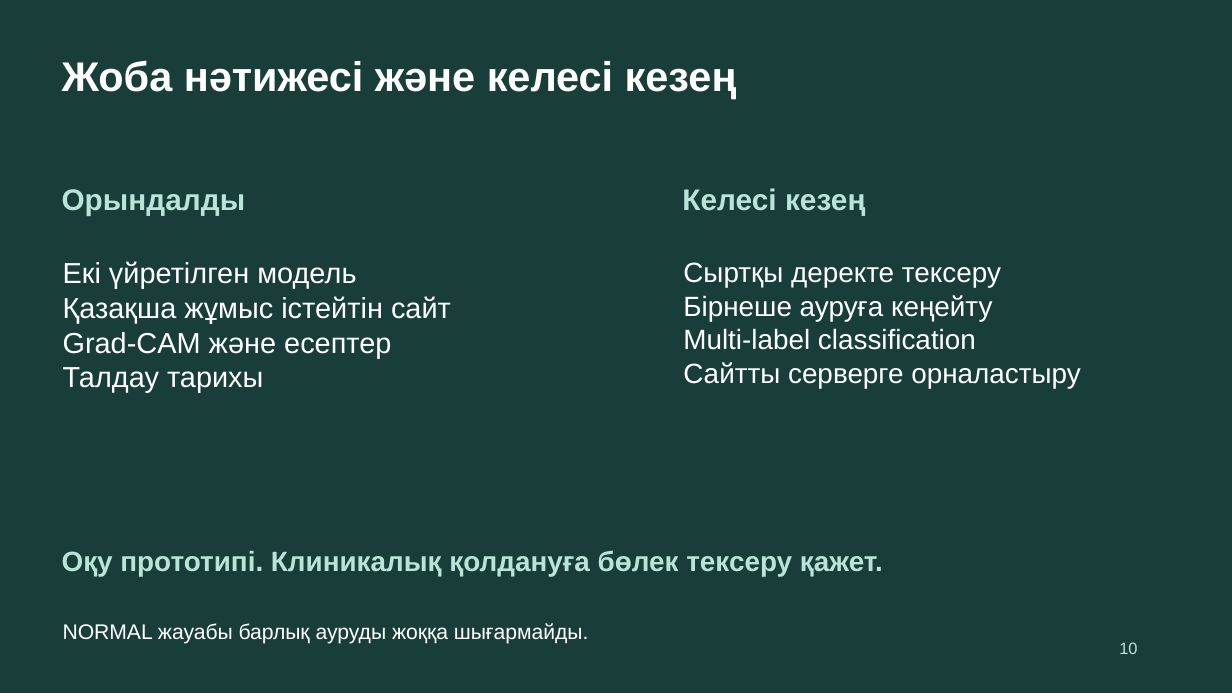
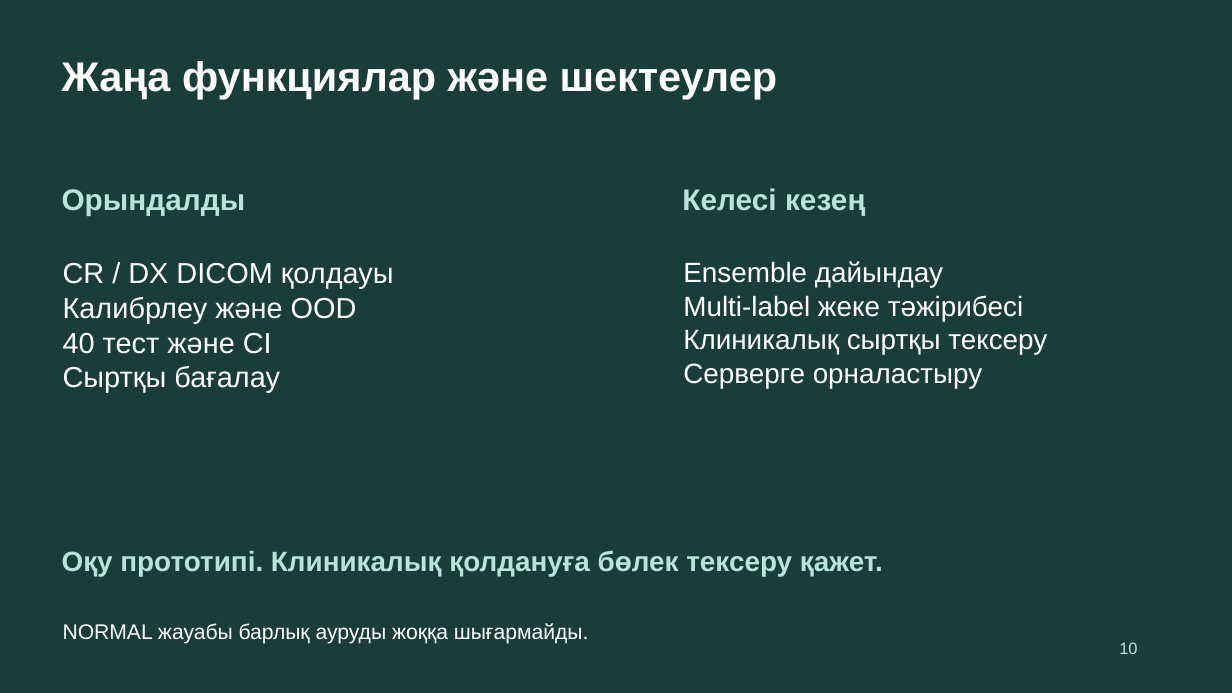
Before and after one commit to 5kairosh/Tynys, a slide deck: slide 10 of presentation/tynys_project_10slides_kz.pptx. Drawn at 1232x693 pixels with LibreOffice and Linux fonts; fonts in the diff are those of the drawing. Boxes give left, top, right and bottom in pixels: in the first picture for what was removed or moved away, otherwise in the second. Text is boxed around its words. In the diff, an @@ line names an element or a change of style, - is before the commit and + after.

```diff
--- a/presentation/tynys_project_10slides_kz.pptx
+++ b/presentation/tynys_project_10slides_kz.pptx
@@ text at (x1=62, y1=61, x2=778, y2=99): text changed @@
-Жоба нәтижесі және келесі кезең
+Жаңа функциялар және шектеулер
@@ text at (x1=63, y1=263, x2=394, y2=393): text changed @@
-Екі үйретілген модель
-Қазақша жұмыс істейтін сайт
-Grad-CAM және есептер
-Талдау тарихы
+CR / DX DICOM қолдауы
+Калибрлеу және OOD
+40 тест және CI
+Сыртқы бағалау
@@ text at (x1=683, y1=261, x2=1047, y2=388): text changed @@
-Сыртқы деректе тексеру
-Бірнеше ауруға кеңейту
-Multi-label classification
-Сайтты серверге орналастыру
+Ensemble дайындау
+Multi-label жеке тәжірибесі
+Клиникалық сыртқы тексеру
+Серверге орналастыру
```
Also in this commit, not shown: 4 other slides changed, 2 slides added, 31 other files.
